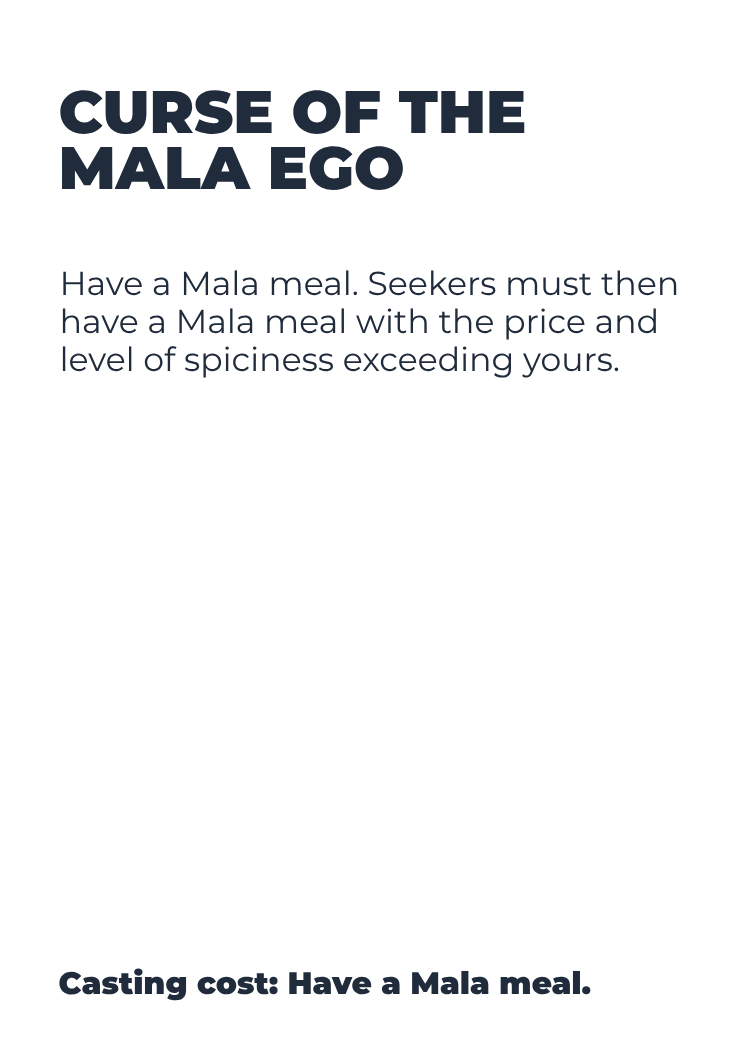
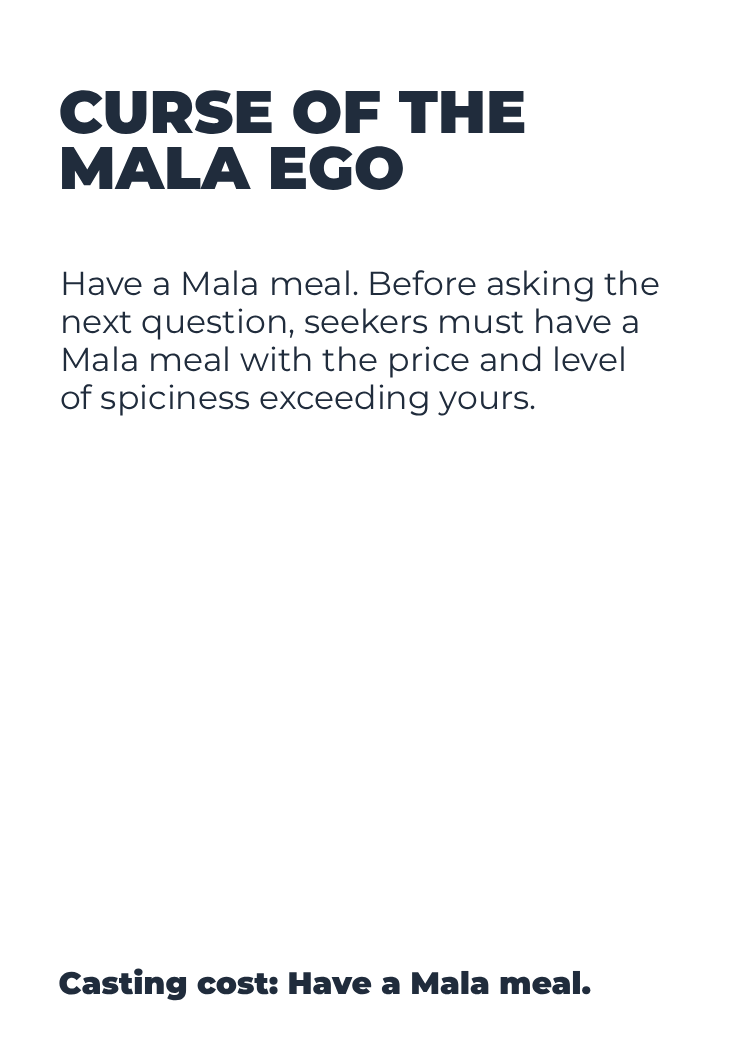
Revision of a layered 750 × 1050 image; what changed, layer by layer:
renamed "Have a Mala meal. Seekers must t" to "Have a Mala meal. Before asking", painted on it over [61, 270, 677, 416]
